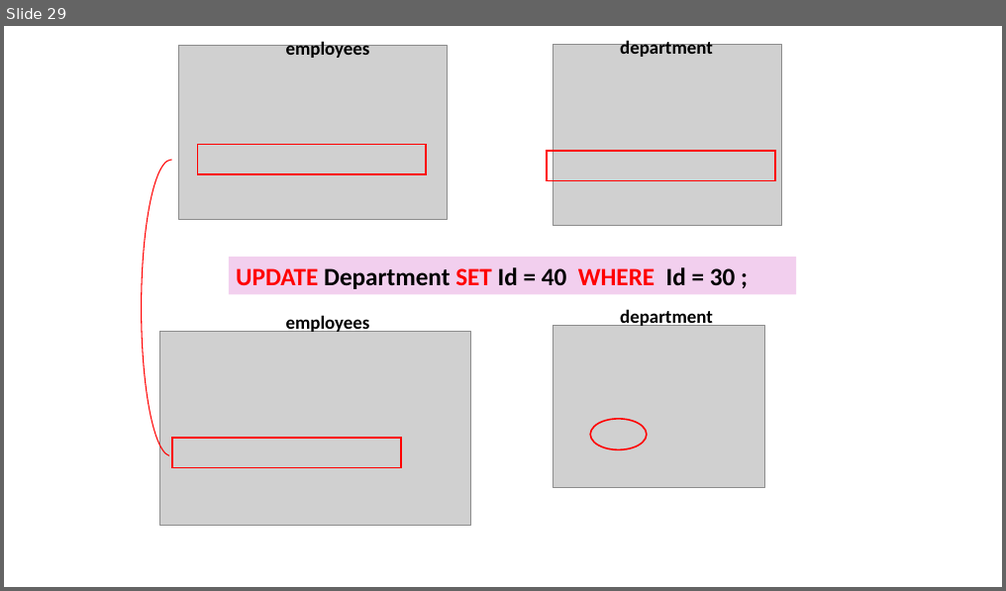
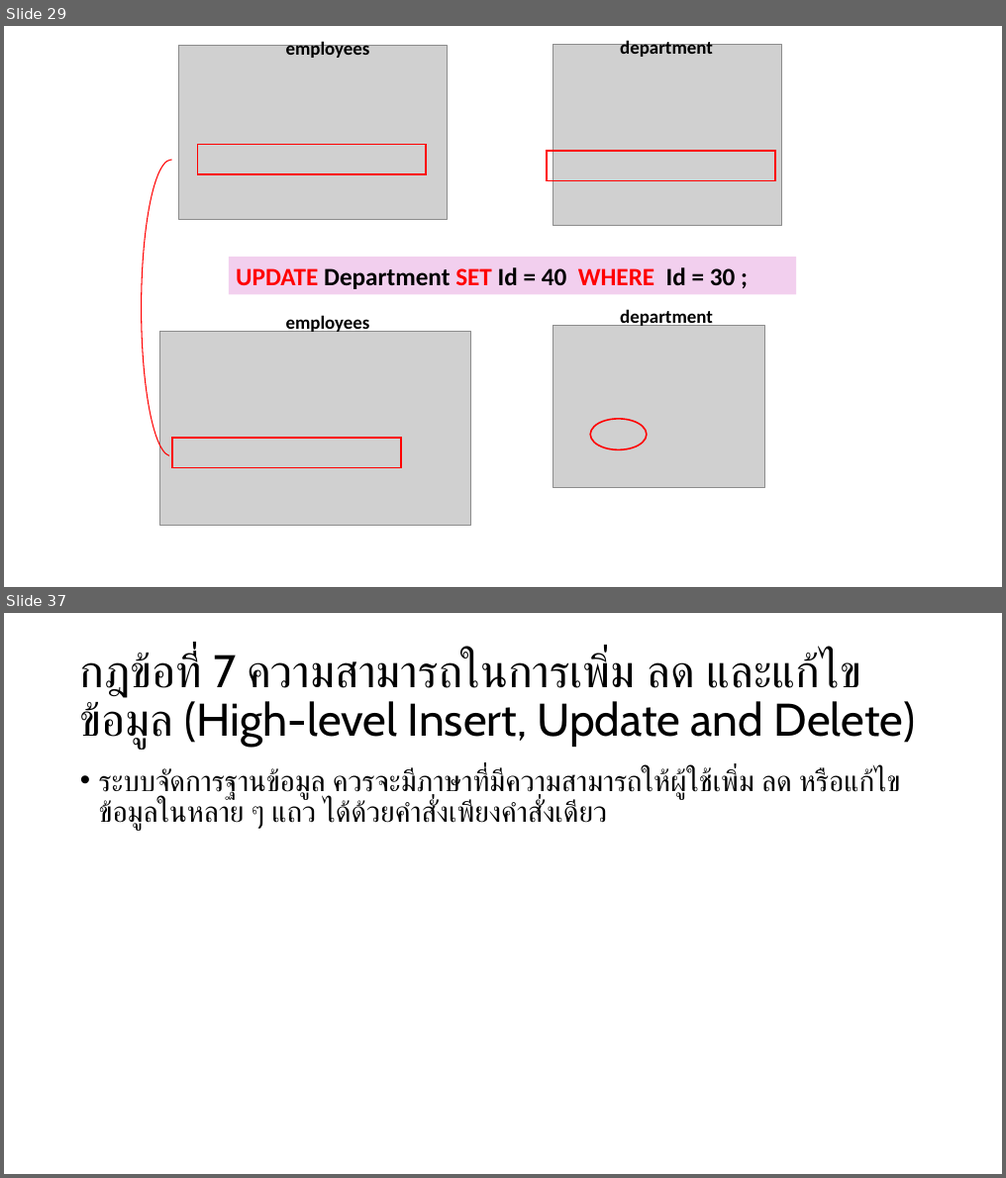
Before and after one commit to luckkrit/cos3103, a slide deck: public/pptx/db_constraint_codd_rule.pptx. Shown one above the other, each under a label of ours: slide 29 before the commit, slides 29 and 37 after it; the slides between them are not shown. The pictures are 1006x591 and 1006x1178 pixels, drawn with LibreOffice and Linux fonts; fonts in the diff are those of the drawing; grey boxes stand for pictures. Boxes give left, top, right and bottom in pixels: in the first picture for what was removed or moved away, otherwise in the second. Text is boxed around its words. In the diff, an @@ line names an element or a change of style, - is before the commit and + after.

```diff
--- a/public/pptx/db_constraint_codd_rule.pptx
+++ b/public/pptx/db_constraint_codd_rule.pptx
@@ slide 37 added at bbox=[4, 613, 1002, 1174], background #FFFFFF @@
@@ title added at bbox=[80, 651, 915, 750], 44 pt, text #000000 @@
+กฎข้อที่ 7 ความสามารถในการเพิ่ม ลด และแก้ไขข้อมูล (High-level Insert, Update and Delete)
@@ text added at bbox=[99, 768, 900, 830], 28 pt, text #000000 @@
+• ระบบจัดการฐานข้อมูล ควรจะมีภาษาที่มีความสามารถให้ผู้ใช้เพิ่ม ลด หรือแก้ไขข้อมูลในหลาย ๆ แถว ได้ด้วยคำสั่งเพียงคำสั่งเดียว
```
Also in this commit, not shown: 13 slides changed, 12 other slides added.
